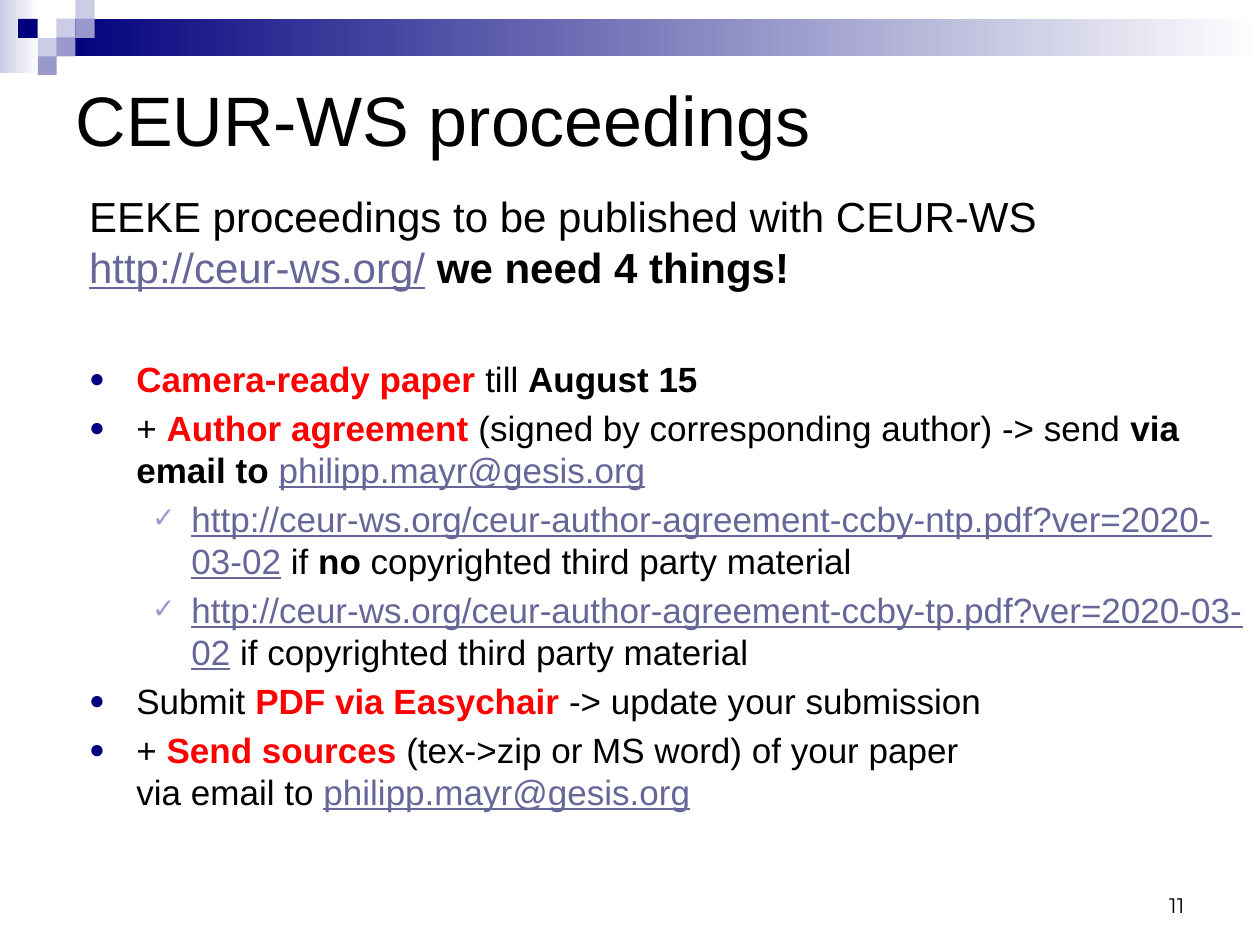
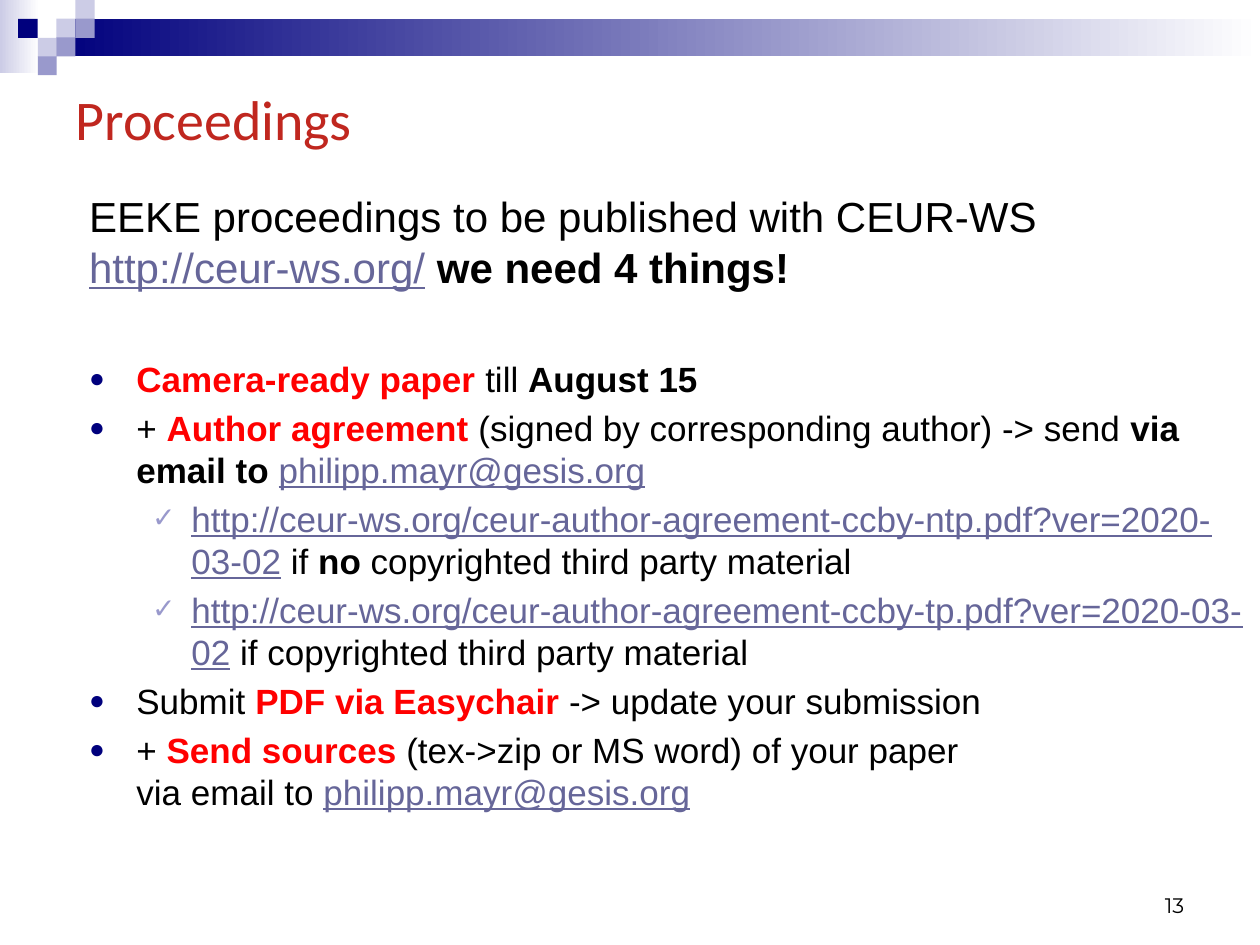
Before and after one commit to EEKE2020/EEKE2020.github.io, a slide deck: slide 13 of slides/eeke2020_intro.pptx (slide 11 before the commit). Drawn at 1260x945 pixels with LibreOffice and Linux fonts; fonts in the diff are those of the drawing. Boxes give left, top, right and bottom in pixels: in the first picture for what was removed or moved away, otherwise in the second. Text is boxed around its words. In the diff, an @@ line names an element or a change of style, - is before the commit and + after.

```diff
--- a/slides/eeke2020_intro.pptx
+++ b/slides/eeke2020_intro.pptx
@@ title at box(76, 101, 352, 150): text changed; size 40 to 32 pt; font Arial to Calibri; text colour #000000 to #C0271F @@
-CEUR-WS proceedings
+Proceedings
@@ page number at box(1165, 898, 1184, 913): text changed @@
-11
+13
```
Also in this commit, not shown: 8 other slides changed, 3 slides added.
